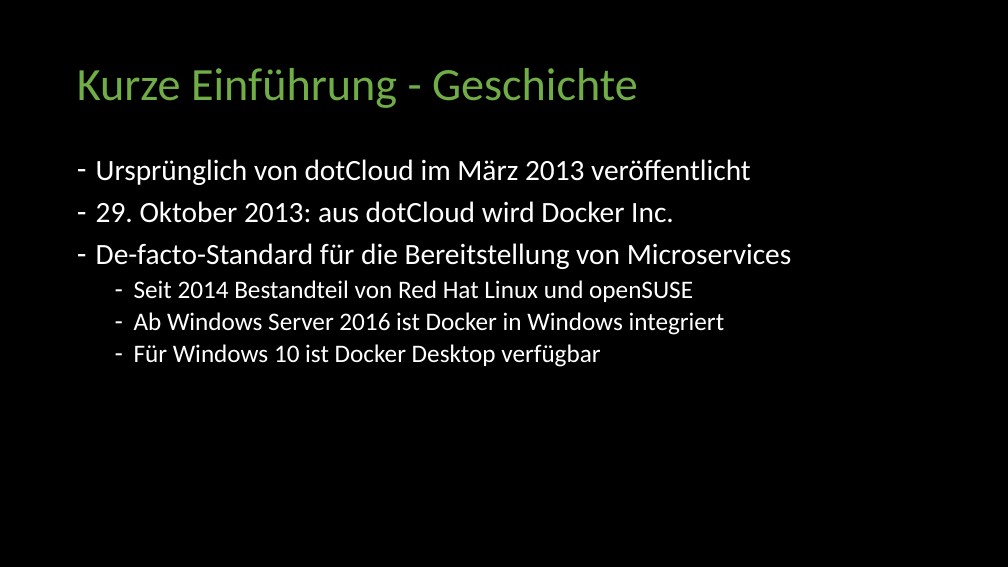
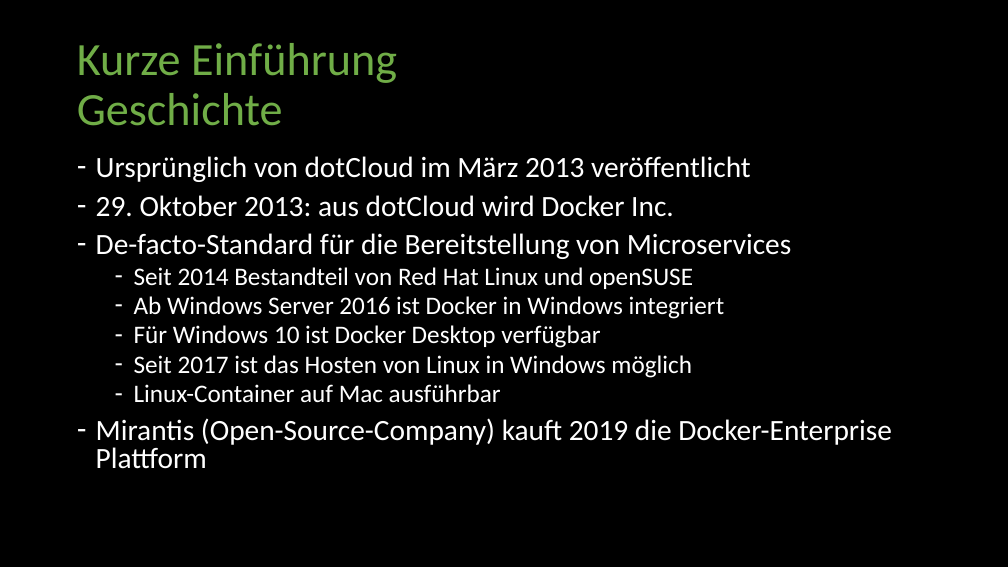
Before and after one commit to BadMadDev/workshop, a slide deck: slide 4 of docs/Docker Workshop.de.pptx. Drawn at 1008x567 pixels with LibreOffice and Linux fonts; fonts in the diff are those of the drawing. Boxes give left, top, right and bottom in pixels: in the first picture for what was removed or moved away, otherwise in the second. Text is boxed around its words. In the diff, an @@ line names an element or a change of style, - is before the commit and + after.

```diff
--- a/docs/Docker Workshop.de.pptx
+++ b/docs/Docker Workshop.de.pptx
@@ title at (77,43,397,126): text changed @@
-Kurze Einführung - Geschichte
+Kurze Einführung
+Geschichte
@@ text at (96,156,792,348): line spacing 0.9 to 0.8 @@
@@ text at (96,355,892,469): paragraphs added @@
+  – Seit 2017 ist das Hosten von Linux in Windows möglich
+  – Linux-Container auf Mac ausführbar
+– Mirantis (Open-Source-Company) kauft 2019 die Docker-Enterprise Plattform
```
Also in this commit, not shown: 6 other slides changed, 4 slides added, 1 slide removed.
